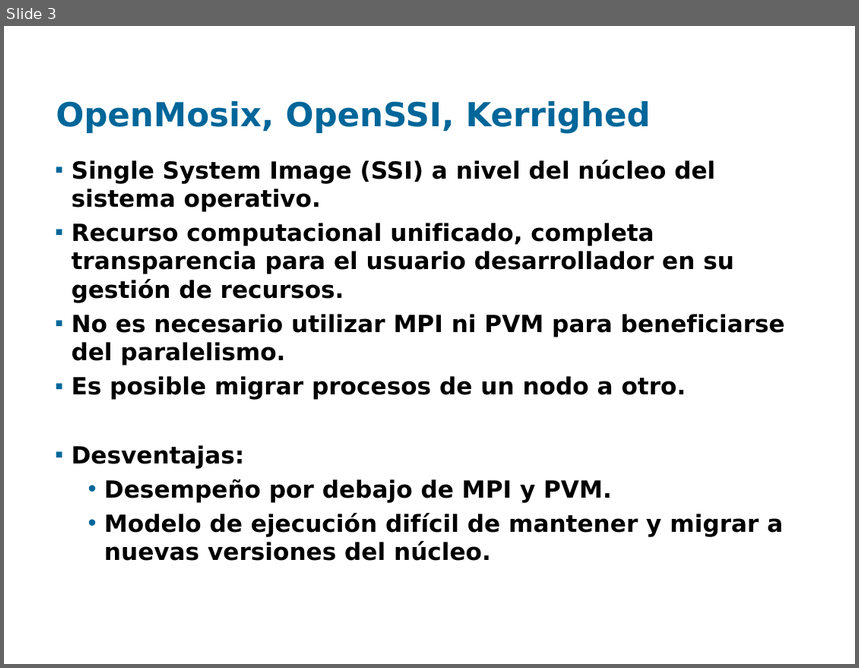
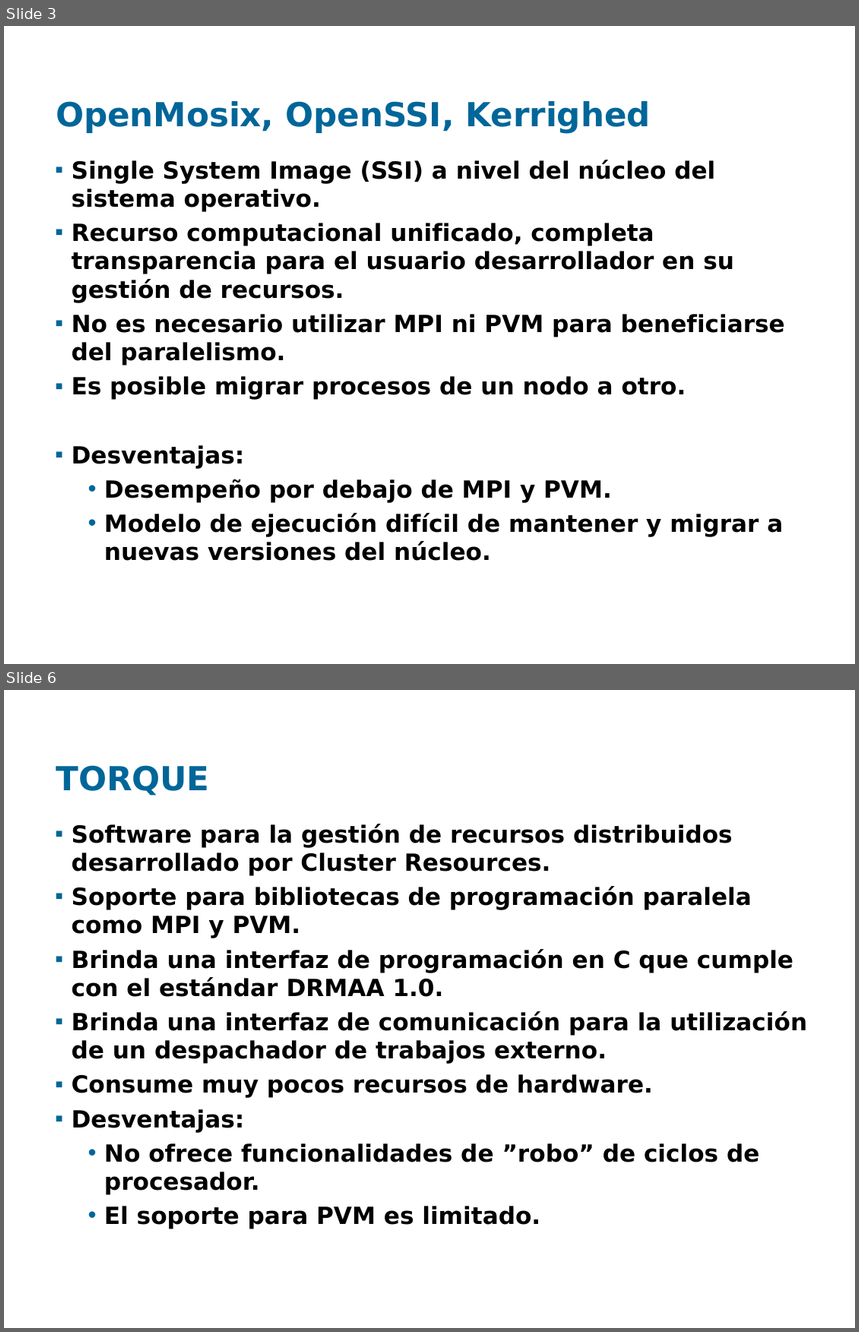
Before and after one commit to santiago-iturriaga/pgruso2007, a slide deck: Documentacion/Presentación Fenton - Santiago.ppt. Shown one above the other, each under a label of ours: slide 3 before the commit, slides 3 and 6 after it; the slides between them are not shown. The pictures are 859x668 and 859x1332 pixels, drawn with LibreOffice and Linux fonts; fonts in the diff are those of the drawing; background and template pictures are left out. Boxes give left, top, right and bottom in pixels: in the first picture for what was removed or moved away, otherwise in the second. Text is boxed around its words. In the diff, an @@ line names an element or a change of style, - is before the commit and + after.

```diff
--- a/Documentacion/Presentación Fenton - Santiago.ppt
+++ b/Documentacion/Presentación Fenton - Santiago.ppt
@@ slide 6 added at box(4, 690, 855, 1328), background picture (left out) @@
@@ title added at box(56, 765, 209, 796), 28 pt, text #006699, bold @@
+TORQUE
@@ text added at box(72, 824, 807, 1230), 20 pt, text #000000, bold @@
+▪ Software para la gestión de recursos distribuidos desarrollado por Cluster Resources.
+▪ Soporte para bibliotecas de programación paralela como MPI y PVM.
+▪ Brinda una interfaz de programación en C que cumple con el estándar DRMAA 1.0.
+▪ Brinda una interfaz de comunicación para la utilización de un despachador de trabajos externo.
+▪ Consume muy pocos recursos de hardware.
+▪ Desventajas:
+  • No ofrece funcionalidades de ”robo” de ciclos de procesador.
+  • El soporte para PVM es limitado.
```
Also in this commit, not shown: 3 slides changed, 5 other slides added, 4 slides removed.
